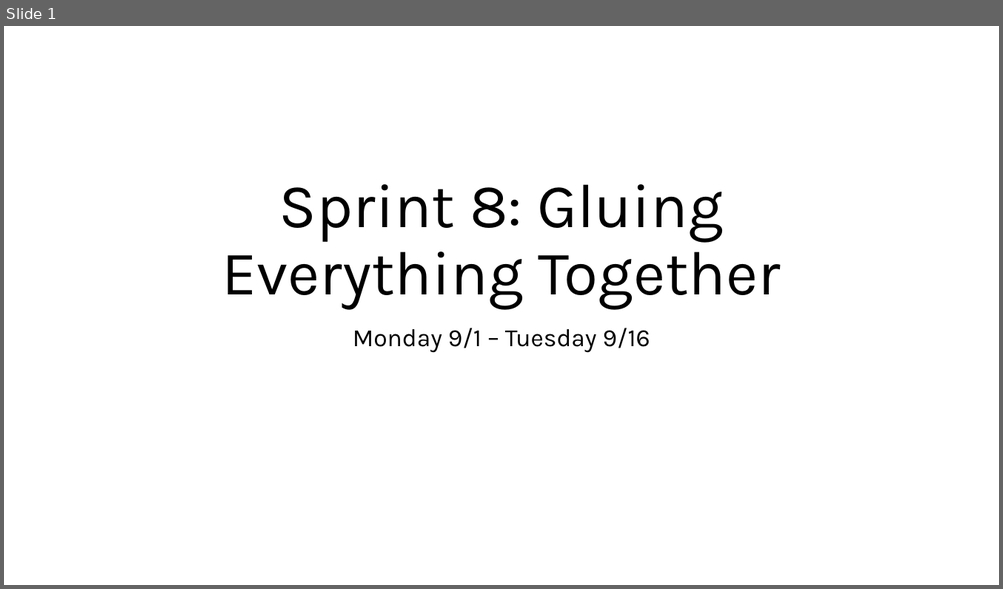
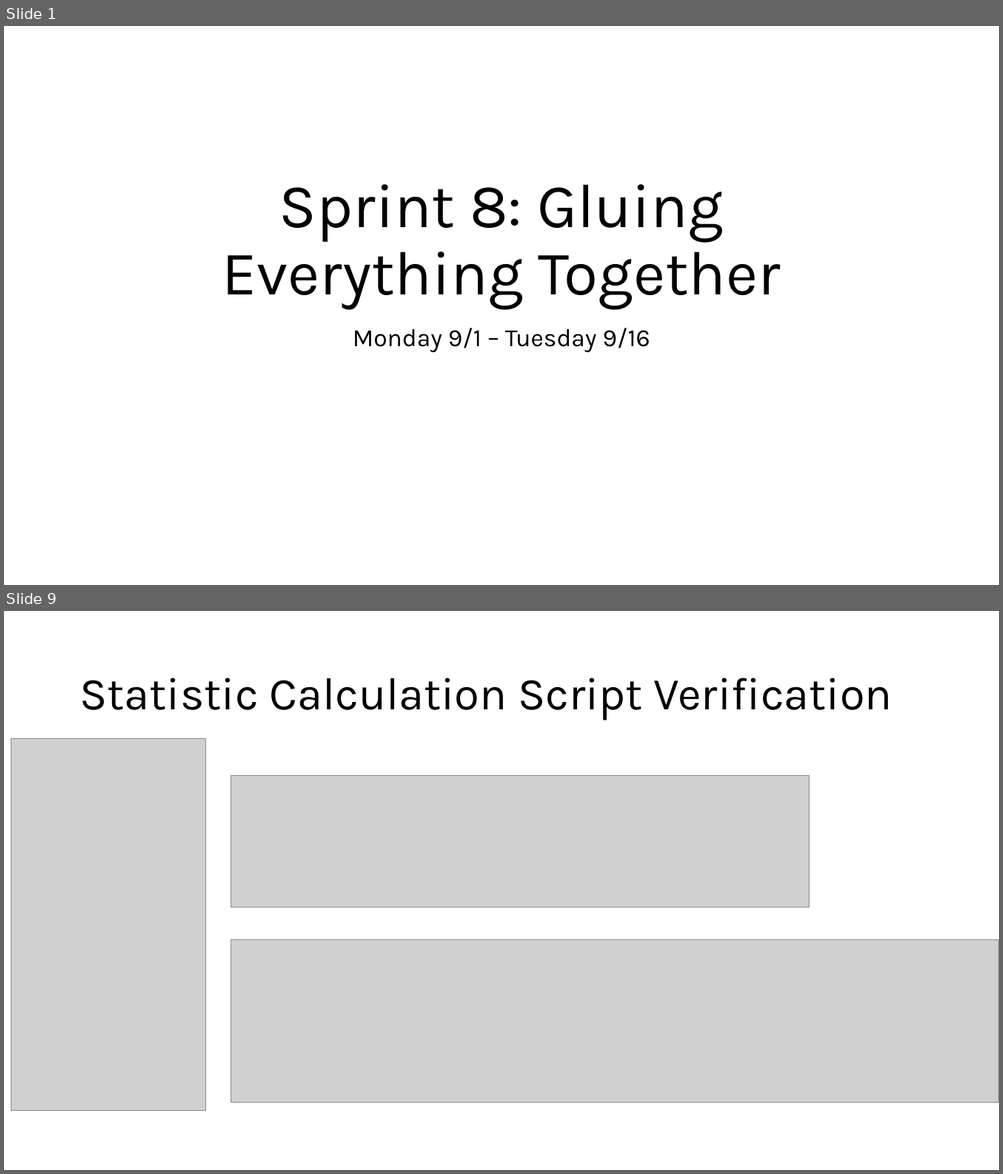
Before and after one commit to GregT7/PlanGauge, a slide deck: project_journal/standup/presentations/sprint8_standup.pptx. Shown one above the other, each under a label of ours: slide 1 before the commit, slides 1 and 9 after it; the slides between them are not shown. The pictures are 1003x589 and 1003x1174 pixels, drawn with LibreOffice and Linux fonts; fonts in the diff are those of the drawing; grey boxes stand for pictures. Boxes give left, top, right and bottom in pixels: in the first picture for what was removed or moved away, otherwise in the second. Text is boxed around its words. In the diff, an @@ line names an element or a change of style, - is before the commit and + after.

```diff
--- a/project_journal/standup/presentations/sprint8_standup.pptx
+++ b/project_journal/standup/presentations/sprint8_standup.pptx
@@ slide 9 added at [4, 611, 999, 1170], background #FFFFFF @@
@@ title added at [79, 678, 892, 721], 44 pt, text #000000 @@
+Statistic Calculation Script Verification
@@ picture added at [11, 738, 205, 1111] @@
@@ picture added at [231, 776, 809, 908] @@
@@ picture added at [231, 940, 999, 1102] @@
```
Also in this commit, not shown: 5 slides changed, 5 other slides added, 1 slide removed, 4 other files.
